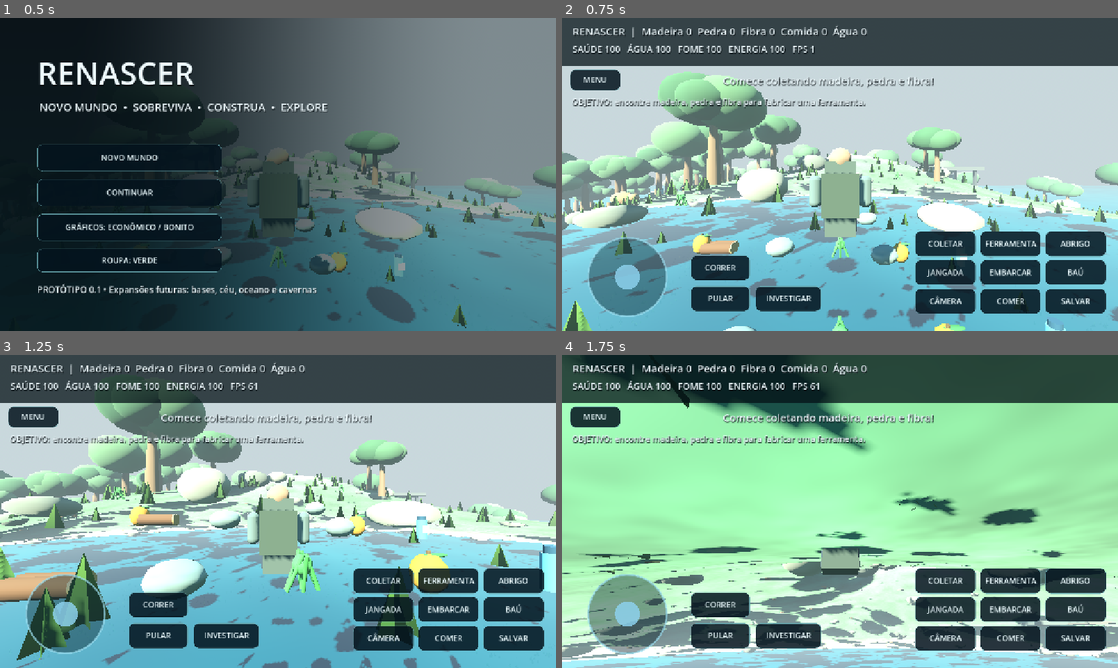
Above: before the commit, frames 1-4 (two rows, left to right).
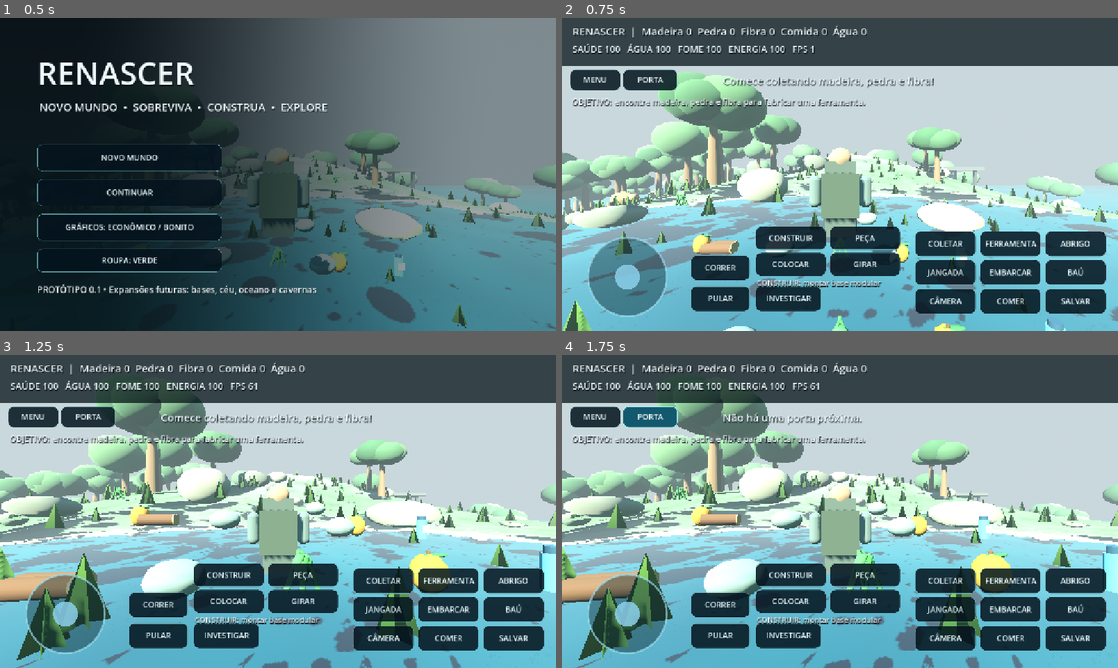
Above: after the commit, the same moments.

Repository: ronaldweker-prog/game
Game: Godot game, scene res://scenes/main.tscn
The game is run twice, just before and just after one commit, with the same random seed, the same clock (stepped at 60 frames per second) and the same inputs.
Inputs (mouse positions are in pixels of both pictures, inside the frame that each line leads up to):
- Up to frame 1 (0.5 s): no input
- Up to frame 2 (0.75 s): click "NOVO MUNDO" at 0.5 s
- Up to frame 3 (1.25 s): no input
- Up to frame 4 (1.75 s): click (650, 417) at 1.25 s, where only the run after the commit has a clickable "PORTA"

Frame 1 is identical in both runs. In frame 2, 4.7% of the frame differs, in the area x 11-61%, y 16-86%; in frame 3, 4.7%; in frame 4, 76%, in the area x 0-100%, y 0-100%.

Commit message:
Integrar construção modular ao toque e PC com previsão, rotação, materiais e salvamento

Diff:
--- a/scripts/Main.gd
+++ b/scripts/Main.gd
@@ -10,6 +10,7 @@
 const UI_SKIN = preload("res://scripts/UISkin.gd")
 const CHARACTER_MOTION = preload("res://scripts/CharacterMotion.gd")
 const RESOURCE_VISUAL = preload("res://scripts/ResourceVisual.gd")
+const BUILDING_SYSTEM = preload("res://scripts/BuildingSystem.gd")
 var game_config: Dictionary = {}
 var playing := false
 var player: CharacterBody3D
@@ -54,6 +55,11 @@
 var autosave := 0.0
 var held := {"left": false, "right": false, "forward": false, "back": false}
 var key_map := {}
+var building_system: Node3D
+var build_mode := false
+var build_kind := "piso"
+var build_side := 0
+var build_label: Label
 var world_root: Node3D
 var icon_materials := {}
 
@@ -91,6 +97,10 @@
 	world_root.name = "Mundo"
 	add_child(world_root)
 	_make_world()
+	building_system = BUILDING_SYSTEM.new()
+	building_system.name = "ConstrucoesModulares"
+	building_system.call("configure",Callable(self,"_height"))
+	world_root.add_child(building_system)
 	_make_player()
 	for animal in animals:
 		animal.player = player
@@ -262,9 +272,15 @@
 		var method := String(keys[i][1])
 		_btn(hud_panel,String(keys[i][0]),Vector2(812 + (i % 3) * 150,490 + int(i / 3) * 66),Vector2(140,58),func(): _action(method))
 	_btn(hud_panel,"MENU",Vector2(18,118),Vector2(116,48),func(): _show_menu(true))
+	_btn(hud_panel,"PORTA",Vector2(140,118),Vector2(125,48),func(): _open_door())
 	_make_chest_panel()
 	_btn(hud_panel,"PULAR",Vector2(296,616),Vector2(136,58),func(): _request_jump())
 	_btn(hud_panel,"INVESTIGAR",Vector2(445,616),Vector2(151,58),func(): _investigate_ruins())
+	_btn(hud_panel,"CONSTRUIR",Vector2(445,479),Vector2(162,54),func(): _toggle_build())
+	_btn(hud_panel,"PEÇA",Vector2(616,479),Vector2(162,54),func(): _cycle_build_piece())
+	_btn(hud_panel,"COLOCAR",Vector2(445,539),Vector2(162,54),func(): _place_modular_piece())
+	_btn(hud_panel,"GIRAR",Vector2(616,539),Vector2(162,54),func(): _rotate_build())
+	build_label = _label(hud_panel,"",Vector2(448,597),Vector2(375,36),17)
 	var run_button := Button.new()
 	run_button.text = "CORRER"
 	run_button.position = Vector2(296,545)
@@ -359,6 +375,63 @@
 		ruins_visited = true
 		_notice("REGISTRO ANTIGO RECUPERADO: fragmentos de uma civilização desaparecida.")
 
+func _build_cost() -> Dictionary:
+	match build_kind:
+		"piso": return recipe("floor",{"madeira":3,"fibra":1})
+		"parede": return recipe("wall",{"madeira":3,"fibra":1})
+		"porta": return recipe("door",{"madeira":4,"fibra":1})
+		"teto": return recipe("roof",{"madeira":4,"fibra":2})
+	return {}
+
+func _toggle_build() -> void:
+	build_mode = not build_mode
+	if not build_mode and is_instance_valid(building_system):
+		building_system.call("set_preview",build_kind,Vector3.ZERO,build_side,false)
+	_notice("Modo construção ativo: escolha a peça e confirme." if build_mode else "Modo construção desativado.")
+
+func _cycle_build_piece() -> void:
+	build_mode = true
+	var types := ["piso","parede","porta","teto"]
+	build_kind = types[(types.find(build_kind)+1) % types.size()]
+	_notice("Peça selecionada: "+build_kind+". Custo: "+cost_text(_build_cost()))
+
+func _rotate_build() -> void:
+	if not build_mode:
+		build_mode = true
+	build_side = posmod(build_side+1,4)
+	_notice("Peça girada para orientação %d." % build_side)
+
+func _place_modular_piece() -> void:
+	if not build_mode:
+		_notice("Ative CONSTRUIR primeiro.")
+		return
+	if aboard:
+		_notice("Desembarque antes de construir.")
+		return
+	if not has_tool:
+		_notice("Fabrique uma ferramenta antes de construir.")
+		return
+	var cell: Vector3 = building_system.call("candidate",player)
+	if not bool(building_system.call("can_place",build_kind,cell,build_side)):
+		_notice(str(building_system.get("last_error")))
+		return
+	var cost: Dictionary = _build_cost()
+	if not _pay(cost):
+		_notice("Materiais insuficientes: "+cost_text(cost))
+		return
+	if bool(building_system.call("place_piece",build_kind,cell,build_side)):
+		_notice("Módulo construído: "+build_kind+".")
+	else:
+		for kind in cost:
+			items[kind] += int(cost[kind])
+		_notice("Não foi possível construir nessa posição.")
+
+func _open_door() -> void:
+	if bool(building_system.call("toggle_door_near",player.global_position)):
+		_notice("Porta acionada.")
+	else:
+		_notice("Não há uma porta próxima.")
+
 func _request_jump() -> void:
 	if playing and not aboard:
 		jump_queued = true
@@ -372,6 +445,9 @@
 		chest_panel.visible = false
 	playing = not show
 	if show:
+		build_mode = false
+		if is_instance_valid(building_system):
+			building_system.call("set_preview",build_kind,Vector3.ZERO,build_side,false)
 		Input.mouse_mode = Input.MOUSE_MODE_VISIBLE
 	elif not OS.has_feature("mobile"):
 		Input.mouse_mode = Input.MOUSE_MODE_CAPTURED
@@ -380,6 +456,10 @@
 	items = {"madeira":0,"pedra":0,"fibra":0,"comida":0,"agua":0}
 	gathered.clear()
 	has_tool = false
+	build_mode = false
+	build_kind = "piso"
+	build_side = 0
+	building_system.call("clear_pieces")
 	stats = Vector3(100,100,100)
 	stamina = 100.0
 	ruins_visited = false
@@ -422,6 +502,9 @@
 			time_of_day = float(d.get("time",0.0))
 			stamina = clampf(float(d.get("stamina",100.0)),0.0,100.0)
 			ruins_visited = bool(d.get("ruins_visited",false))
+			building_system.call("restore",d.get("modular_buildings",[]))
+			build_kind = str(d.get("build_kind","piso"))
+			build_side = posmod(int(d.get("build_side",0)),4)
 			quality = int(d.get("quality",0))
 			outfit_style = int(d.get("outfit_style",outfit_style))
 			_apply_outfit()
@@ -610,7 +693,7 @@
 	var wildlife_positions := []
 	for animal in animals:
 		wildlife_positions.append([animal.position.x,animal.position.y,animal.position.z])
-	var data := {"wildlife_positions":wildlife_positions,"items …(373 unchanged characters)… isited":ruins_visited,"time":time_of_day}
+	var data := {"wildlife_positions":wildlife_positions,"items …(373 unchanged characters)… isited":ruins_visited,"time":time_of_day,"modular_buildings":building_system.call("serialize"),"build_kind":build_kind,"build_side":build_side}
 	for h in huts:
 		data["huts"].append([h.position.x,h.position.y,h.position.z])
 	var f := FileAccess.open(SAVE,FileAccess.WRITE)
@@ -634,6 +717,10 @@
 	status.text = "SAÚDE %.0f   ÁGUA %.0f   FOME %.0f   ENERGIA %.0f   FPS %d" % [stats.x,stats.y,stats.z,stamina,Engine.get_frames_per_second()]
 	if is_instance_valid(objective_label):
 		objective_label.text = _mission_text()
+	if is_instance_valid(build_label):
+		build_label.text = ("OBRA: %s  %s" % [build_kind.to_upper(),cost_text(_build_cost())]) if build_mode else "CONSTRUIR: montar base modular"
+	if is_instance_valid(building_system):
+		building_system.call("set_preview",build_kind,building_system.call("candidate",player),build_side,build_mode and not aboard)
 	info.text = "RENASCER  |  Madeira %d  Pedra %d  Fibra %d  Comida %d  Água %d" % [items["madeira"],items["pedra"],items["fibra"],items["comida"],items["agua"]]
 	autosave += delta
 	if autosave > 90:
@@ -699,4 +786,9 @@
 			KEY_V: _action("camera")
 			KEY_F5: _action("save")
 			KEY_I: _investigate_ruins()
+			KEY_G: _toggle_build()
+			KEY_C: _cycle_build_piece()
+			KEY_Q: _rotate_build()
+			KEY_ENTER: _place_modular_piece()
+			KEY_O: _open_door()
 			KEY_ESCAPE: Input.mouse_mode = Input.MOUSE_MODE_VISIBLE
